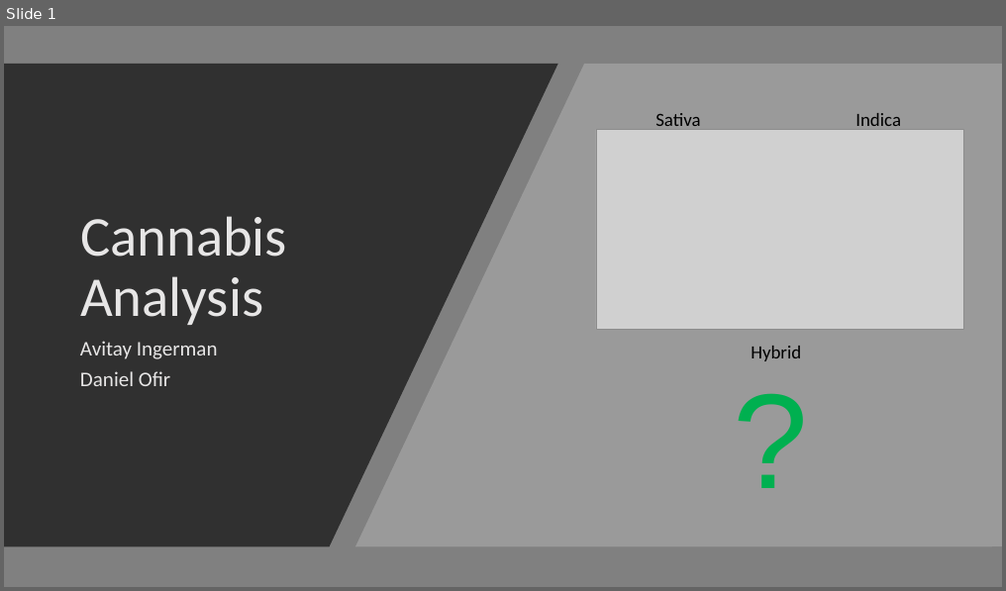
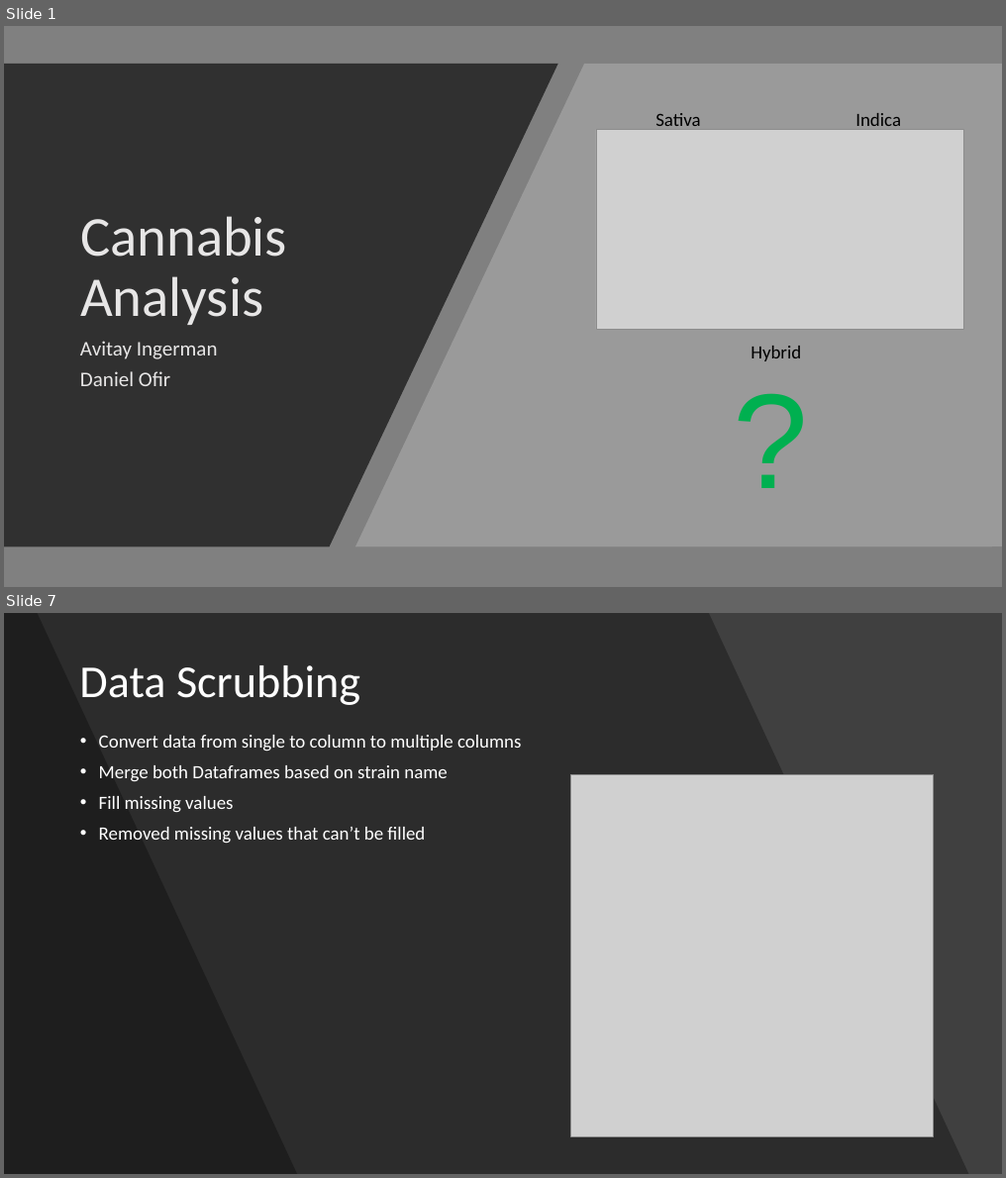
Before and after one commit to DanielOfir/Cannabis-Analysis, a slide deck: Cannabis Analysis.pptx. Shown one above the other, each under a label of ours: slide 1 before the commit, slides 1 and 7 after it; the slides between them are not shown. The pictures are 1006x591 and 1006x1178 pixels, drawn with LibreOffice and Linux fonts; fonts in the diff are those of the drawing; grey boxes stand for pictures. Boxes give left, top, right and bottom in pixels: in the first picture for what was removed or moved away, otherwise in the second. Text is boxed around its words. In the diff, an @@ line names an element or a change of style, - is before the commit and + after.

```diff
--- a/Cannabis Analysis.pptx
+++ b/Cannabis Analysis.pptx
@@ slide 7 added at bbox=[4, 613, 1002, 1174], background #404040 @@
@@ freeform shape added at bbox=[4, 613, 969, 1174], fill #000000 at 30% opacity @@
@@ freeform shape added at bbox=[4, 613, 297, 1174], fill #000000 at 30% opacity @@
@@ title added at bbox=[79, 665, 360, 705], 44 pt, text #FFFFFF @@
+Data Scrubbing
@@ text added at bbox=[99, 735, 521, 844], 18 pt, text #FFFFFF @@
+• Convert data from single to column to multiple columns
+• Merge both Dataframes based on strain name
+• Fill missing values
+• Removed missing values that can’t be filled
@@ picture added at bbox=[570, 774, 933, 1137] @@
```
Also in this commit, not shown: 2 slides changed, 11 other slides added, 8 other files.
